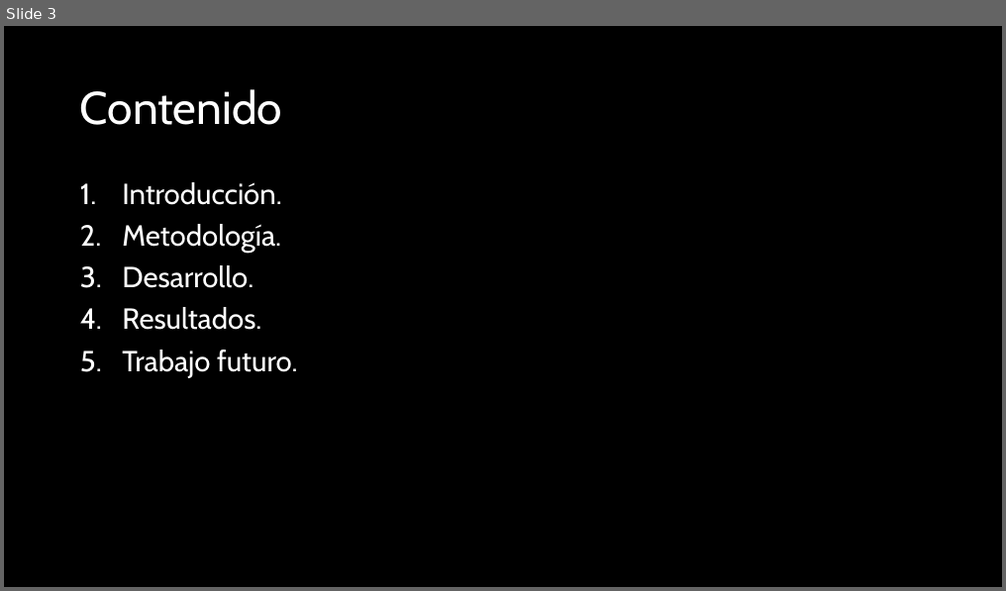
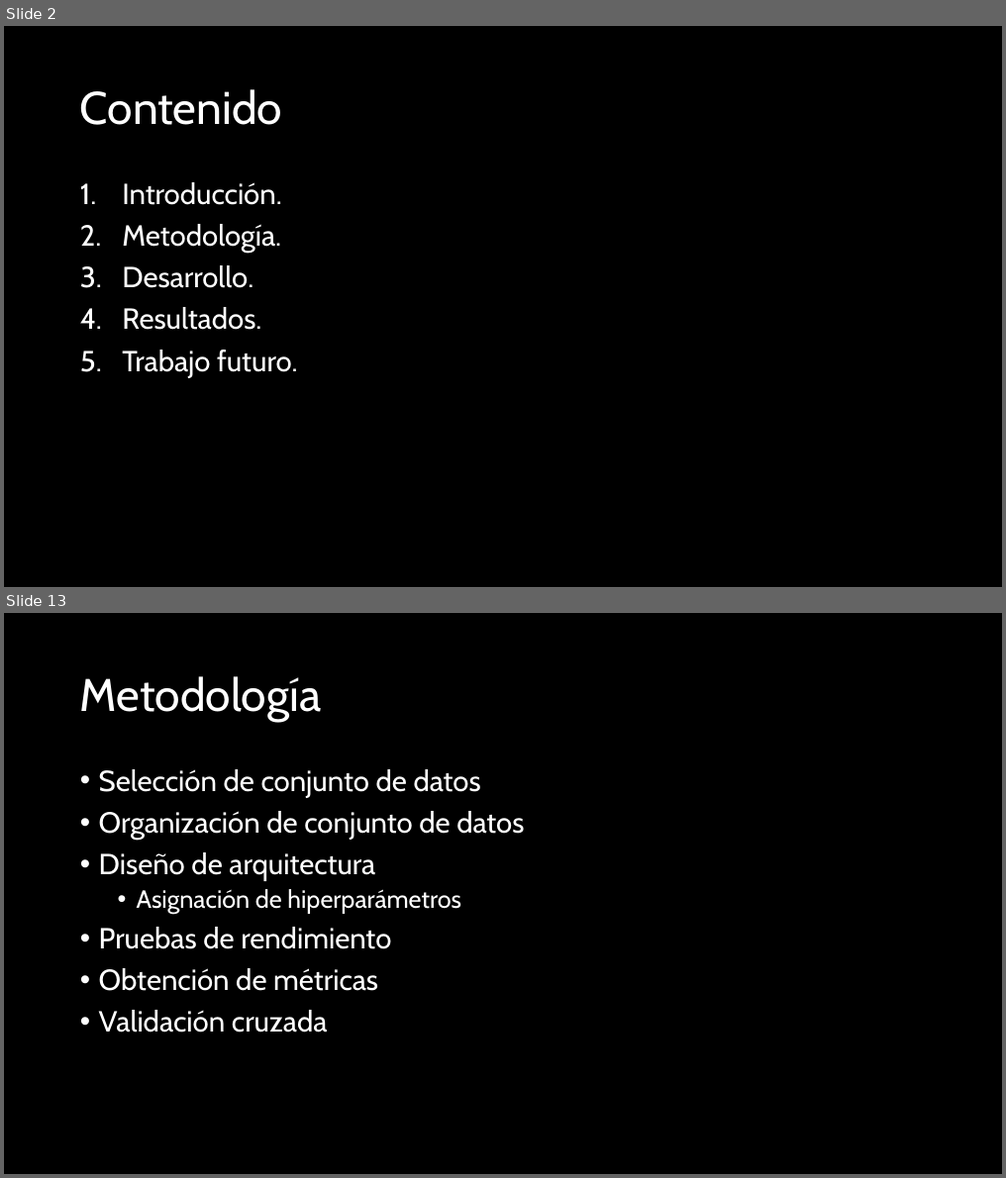
Before and after one commit to adanantonio07A/aprenProfTest, a slide deck: presentation/Introducción al aprendizaje profundo.pptx. Shown one above the other, each under a label of ours: slide 3 before the commit, slides 2 and 13 after it; the slides between them are not shown. The pictures are 1006x591 and 1006x1178 pixels, drawn with LibreOffice and Linux fonts; fonts in the diff are those of the drawing. Boxes give left, top, right and bottom in pixels: in the first picture for what was removed or moved away, otherwise in the second. Text is boxed around its words. In the diff, an @@ line names an element or a change of style, - is before the commit and + after.

```diff
--- a/presentation/Introducción al aprendizaje profundo.pptx
+++ b/presentation/Introducción al aprendizaje profundo.pptx
@@ slide 13 added at <box>4,613,1002,1174</box>, background #000000 @@
@@ title added at <box>80,676,321,722</box>, 44 pt, text #FFFFFF @@
+Metodología
@@ text added at <box>99,769,524,1033</box>, 28 pt, text #FFFFFF @@
+• Selección de conjunto de datos
+• Organización de conjunto de datos
+• Diseño de arquitectura
+  • Asignación de hiperparámetros
+• Pruebas de rendimiento
+• Obtención de métricas
+• Validación cruzada
@@ what was slide 3 is now slide 2 @@
```
Also in this commit, not shown: 3 slides changed, 14 other slides added, 1 slide removed.
